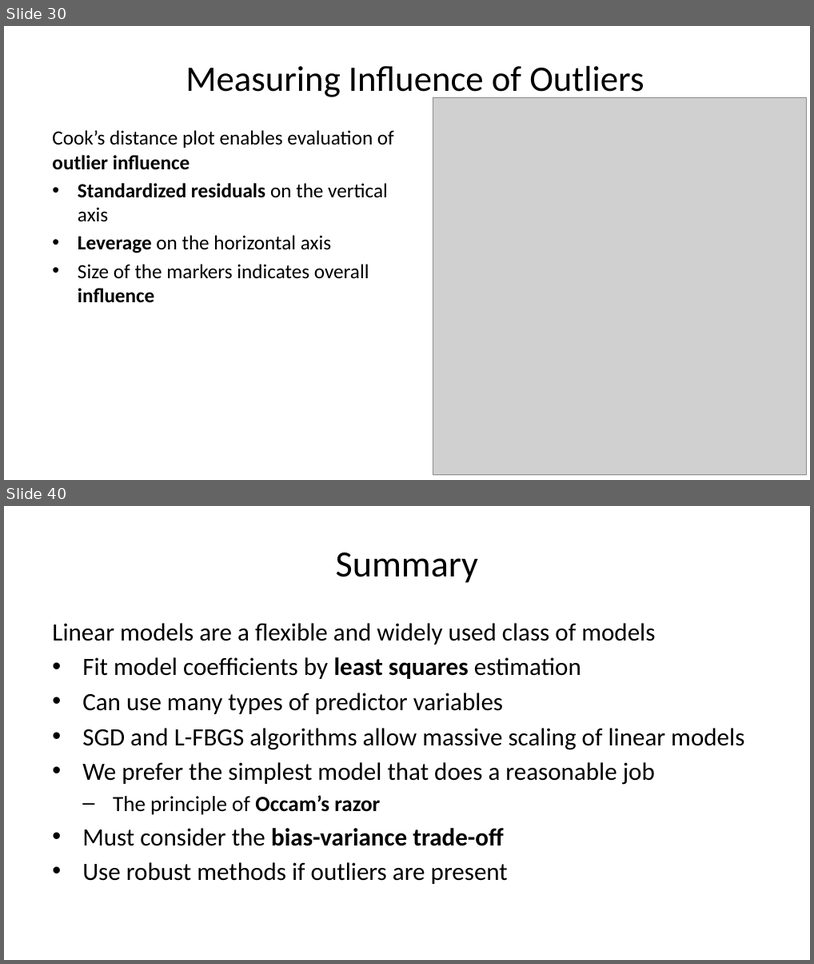
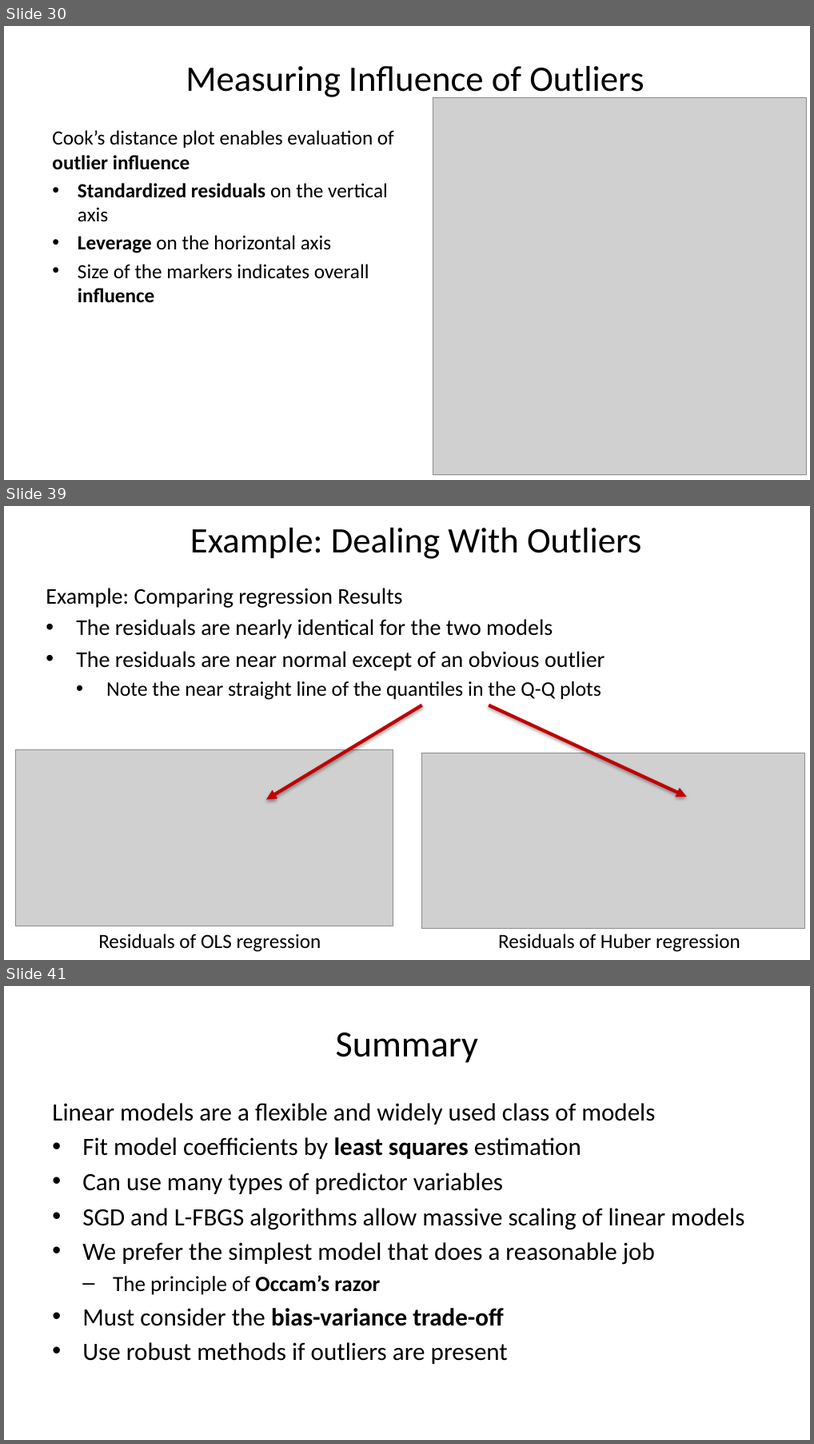
Before and after one commit to StephenElston/CSCI-E-83, a slide deck: LectureSlides/10b_ModelsFor OutliersAndOverdispersion.pptx. Shown one above the other, each under a label of ours: slides 30 and 40 before the commit, slides 30, 39 and 41 after it; the slides between them are not shown. The pictures are 814x964 and 814x1444 pixels, drawn with LibreOffice and Linux fonts; fonts in the diff are those of the drawing; grey boxes stand for pictures. Boxes give left, top, right and bottom in pixels: in the first picture for what was removed or moved away, otherwise in the second. Text is boxed around its words. In the diff, an @@ line names an element or a change of style, - is before the commit and + after.

```diff
--- a/LectureSlides/10b_ModelsFor OutliersAndOverdispersion.pptx
+++ b/LectureSlides/10b_ModelsFor OutliersAndOverdispersion.pptx
@@ slide 39 added at <box>4,506,810,960</box>, background #FFFFFF @@
@@ title added at <box>190,528,642,559</box>, 32 pt, text #000000 @@
+Example: Dealing With Outliers
@@ text added at <box>46,588,605,700</box>, 20 pt, text #000000 @@
+Example: Comparing regression Results
+• The residuals are nearly identical for the two models
+• The residuals are near normal except of an obvious outlier
+  • Note the near straight line of the quantiles in the Q-Q plots
@@ arrow added from (422, 705) to (266, 800), #C00000 3 pt @@
@@ arrow added from (489, 705) to (687, 796), #C00000 3 pt @@
@@ picture added at <box>15,750,394,926</box> @@
@@ picture added at <box>422,752,806,928</box> @@
@@ text added at <box>98,933,322,952</box>, 18 pt, text #000000 @@
+Residuals of OLS regression
@@ text added at <box>498,933,741,952</box>, 18 pt, text #000000 @@
+Residuals of Huber regression
@@ what was slide 40 is now slide 41 @@
```
Also in this commit, not shown: 8 slides changed, 1 other slide added, 1 slide removed, 1 other file.
